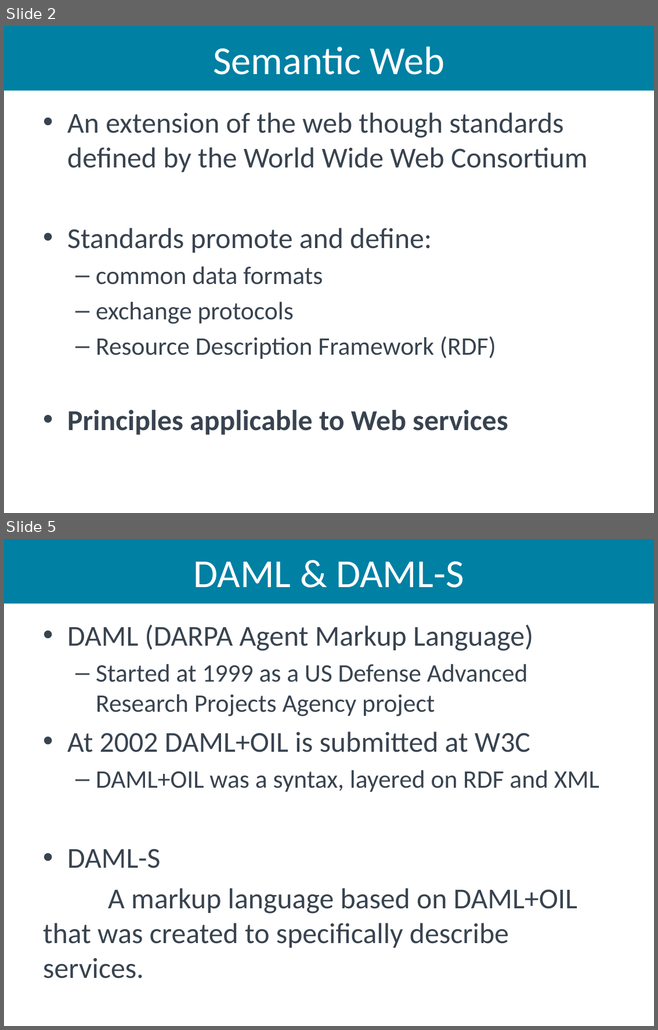
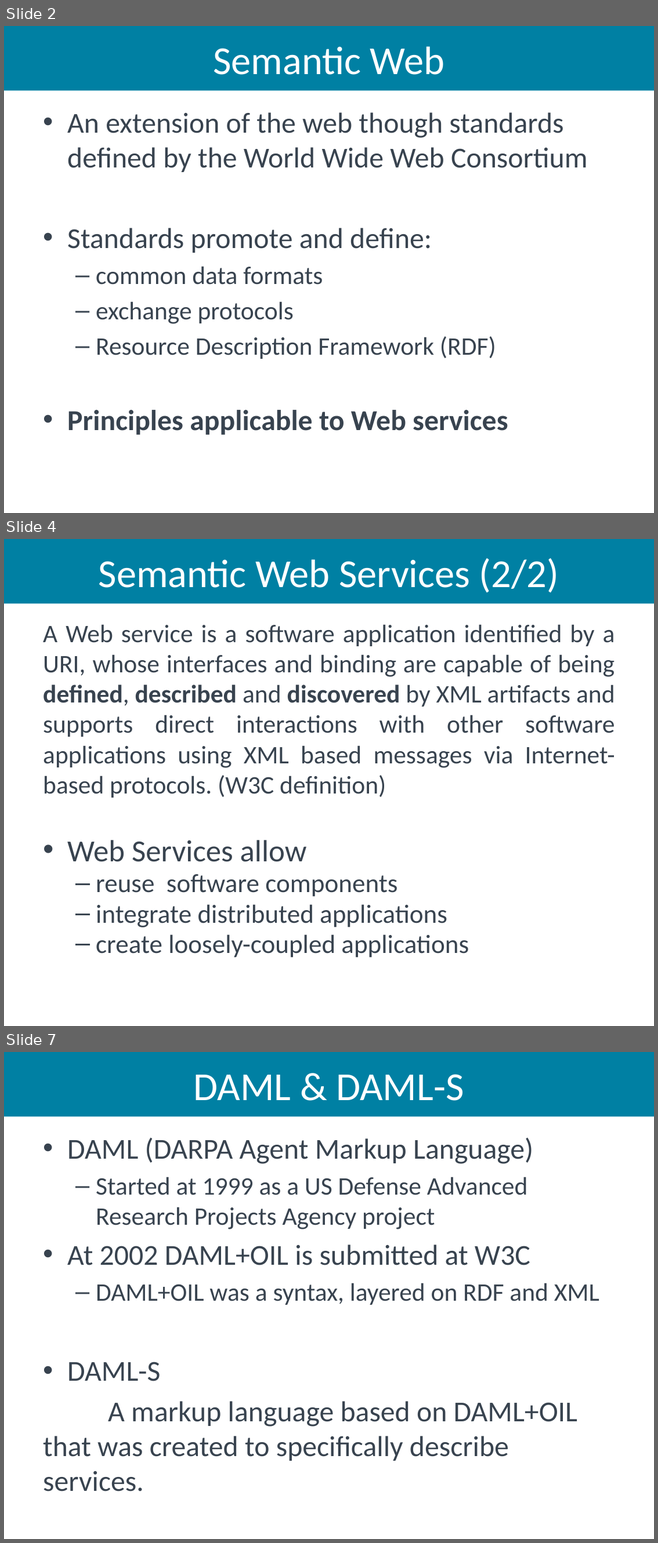
Before and after one commit to aiked/cs565, a slide deck: presentation/michath_slides.pptx. Shown one above the other, each under a label of ours: slides 2 and 5 before the commit, slides 2, 4 and 7 after it; the slides between them are not shown. The pictures are 658x1030 and 658x1543 pixels, drawn with LibreOffice and Linux fonts; fonts in the diff are those of the drawing. Boxes give left, top, right and bottom in pixels: in the first picture for what was removed or moved away, otherwise in the second. Text is boxed around its words. In the diff, an @@ line names an element or a change of style, - is before the commit and + after.

```diff
--- a/presentation/michath_slides.pptx
+++ b/presentation/michath_slides.pptx
@@ slide 4 added at (4,539,654,1026), background #FFFFFF @@
@@ title added at (4,539,654,603), fill #0080A3, 44 pt, text #FFFFFF @@
+Semantic Web Services (2/2)
@@ text added at (43,624,615,958), 28 pt, text #38434F @@
+  A Web service is a software application identified by a URI, whose interfaces and binding are capable of being defined, described and discovered by XML artifacts and supports direct interactions with other software applications using XML based messages via Internet-based protocols. (W3C definition)
+• Web Services allow
+  – reuse software components
+  – integrate distributed applications
+  – create loosely-coupled applications
@@ what was slide 5 is now slide 7 @@
```
Also in this commit, not shown: 5 slides changed, 31 other slides added.
